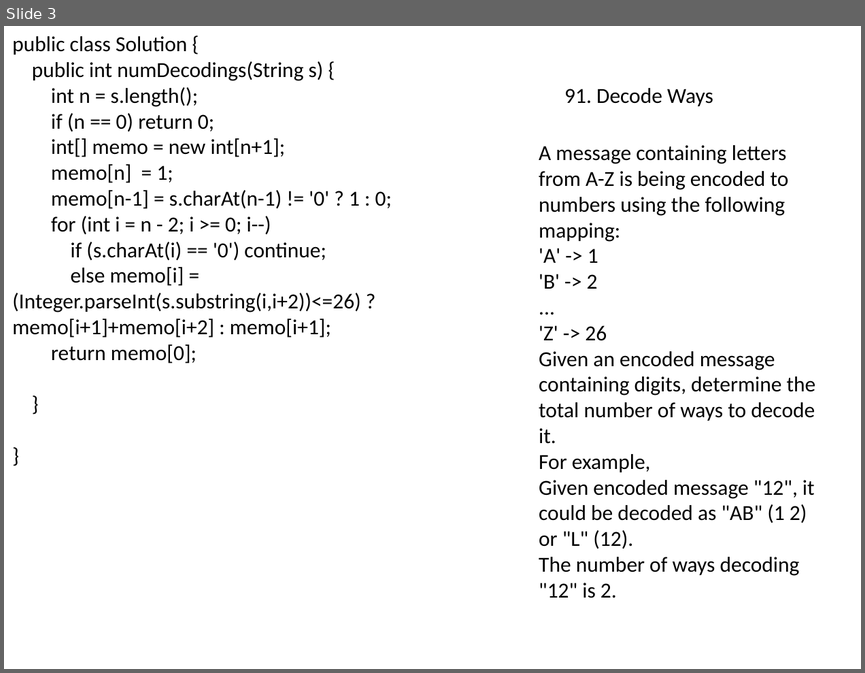
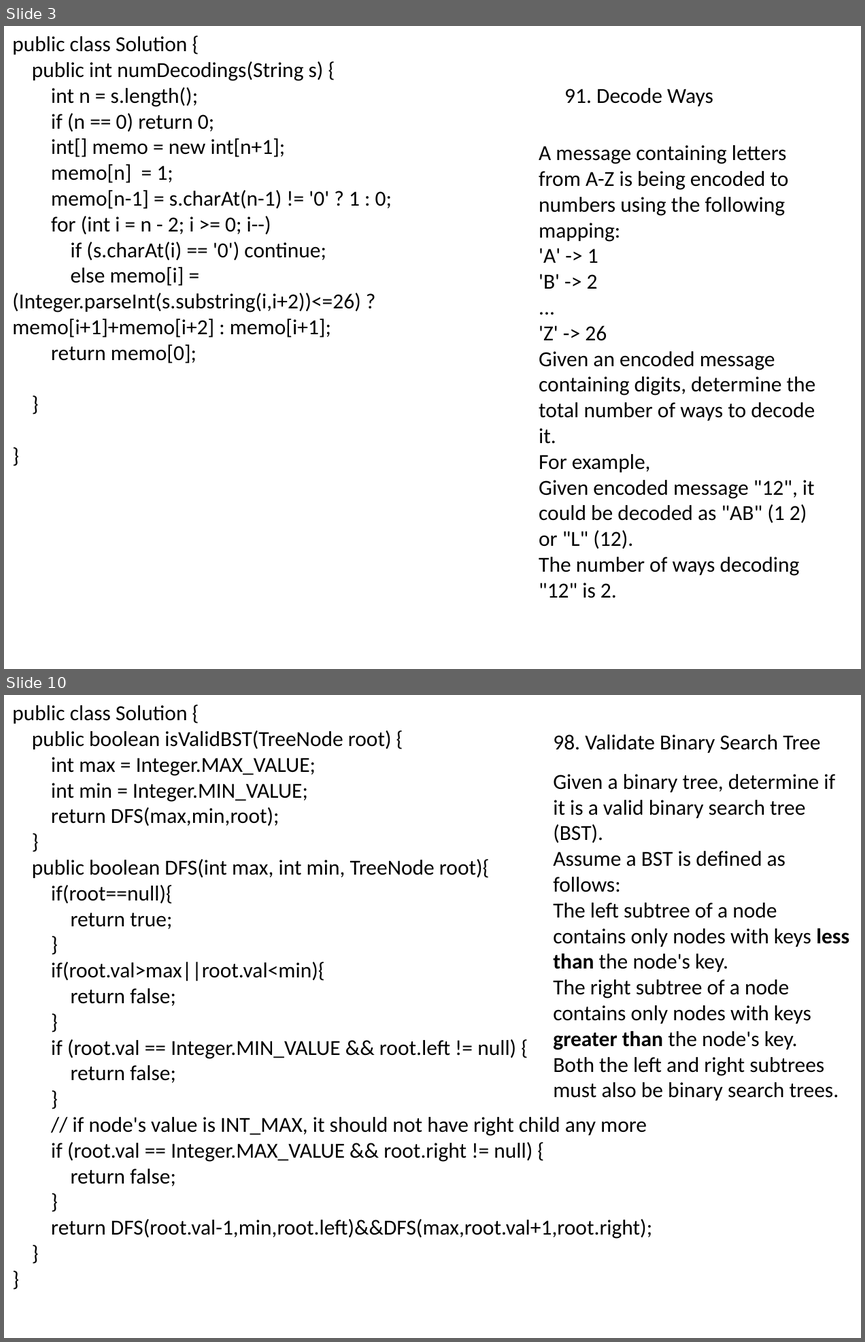
Before and after one commit to songwenxiao/LeetCode-Solutions, a slide deck: Basic/Facebook.pptx. Shown one above the other, each under a label of ours: slide 3 before the commit, slides 3 and 10 after it; the slides between them are not shown. The pictures are 865x673 and 865x1342 pixels, drawn with LibreOffice and Linux fonts; fonts in the diff are those of the drawing. Boxes give left, top, right and bottom in pixels: in the first picture for what was removed or moved away, otherwise in the second. Text is boxed around its words. In the diff, an @@ line names an element or a change of style, - is before the commit and + after.

```diff
--- a/Basic/Facebook.pptx
+++ b/Basic/Facebook.pptx
@@ slide 10 added at (x1=4, y1=695, x2=861, y2=1338), background #FFFFFF @@
@@ text added at (x1=12, y1=705, x2=652, y2=1238), 18 pt, text #000000 @@
+public class Solution {
+public boolean isValidBST(TreeNode root) {
+int max = Integer.MAX_VALUE;
+int min = Integer.MIN_VALUE;
+return DFS(max,min,root);
+}
+public boolean DFS(int max, int min, TreeNode root){
+if(root==null){
+return true;
+}
+if(root.val>max||root.val<min){
+return false;
+}
+if (root.val == Integer.MIN_VALUE && root.left != null) {
+return false;
+}
+// if node's value is INT_MAX, it should not have right child any more
+if (root.val == Integer.MAX_VALUE && root.right != null) {
+return false;
+}
+return DFS(root.val-1,min,root.left)&&DFS(max,root.val+1,root.right);
+}
+}
@@ text added at (x1=553, y1=734, x2=820, y2=753), 18 pt, text #000000 @@
+98. Validate Binary Search Tree
@@ text added at (x1=553, y1=774, x2=849, y2=1100), 18 pt, text #000000 @@
+Given a binary tree, determine if it is a valid binary search tree (BST).
+Assume a BST is defined as follows:
+The left subtree of a node contains only nodes with keys less than the node's key.
+The right subtree of a node contains only nodes with keys greater than the node's key.
+Both the left and right subtrees must also be binary search trees.
```
Also in this commit, not shown: 14 other slides added, 4 other files.
